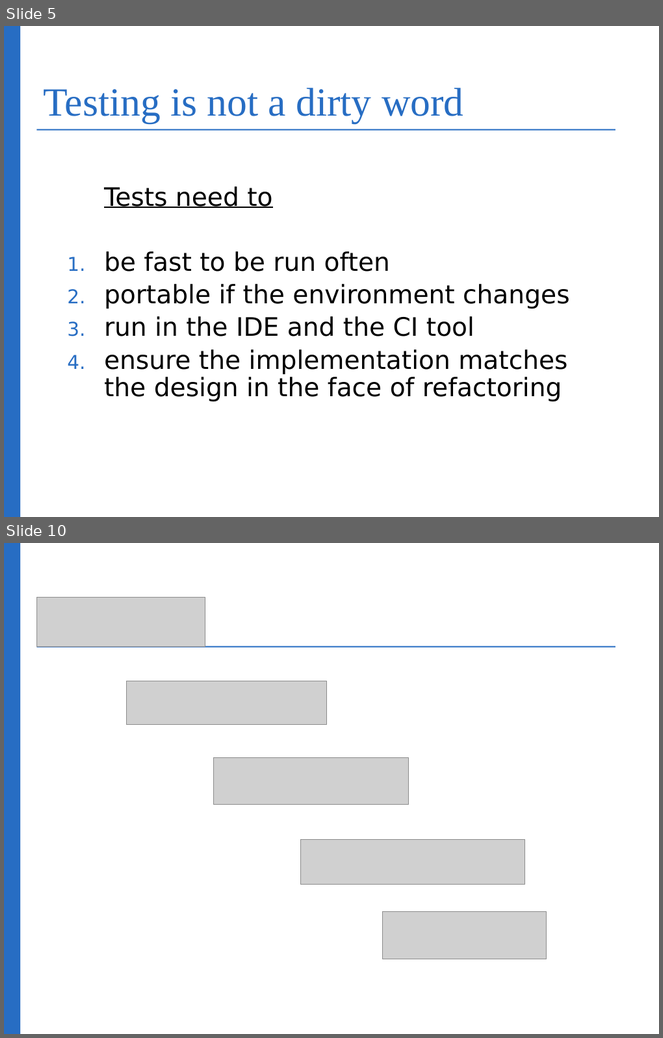
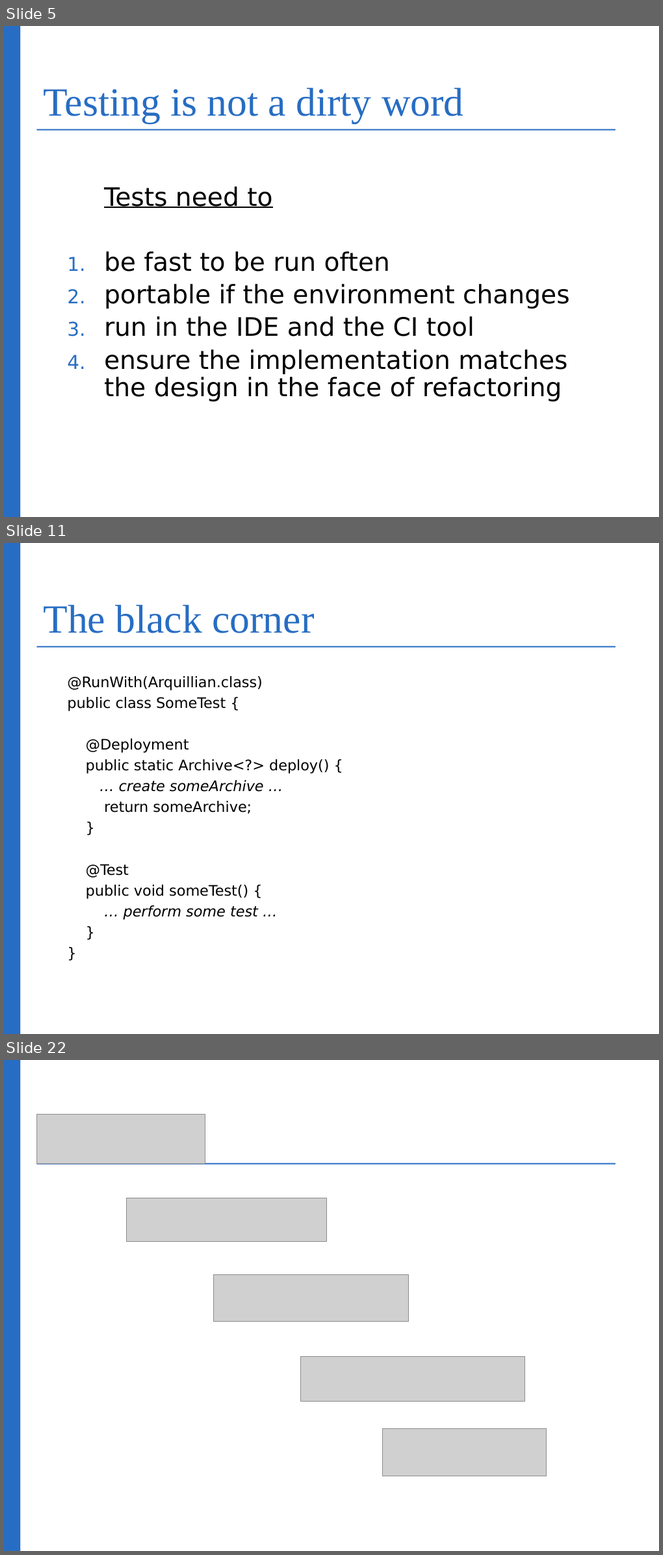
Before and after one commit to bognolo/workspace-arquillian-talk, a slide deck: IntroductionToArquillian.odp. Shown one above the other, each under a label of ours: slides 5 and 10 before the commit, slides 5, 11 and 22 after it; the slides between them are not shown. The pictures are 663x1038 and 663x1555 pixels, drawn with LibreOffice and Linux fonts; fonts in the diff are those of the drawing; grey boxes stand for pictures; background and template pictures are left out. Boxes give left, top, right and bottom in pixels: in the first picture for what was removed or moved away, otherwise in the second. Text is boxed around its words. In the diff, an @@ line names an element or a change of style, - is before the commit and + after.

```diff
--- a/IntroductionToArquillian.odp
+++ b/IntroductionToArquillian.odp
@@ slide 11 added at (4,543,659,1034), background #FFFFFF; not listed: 4 template elements that a slide beside it also shows @@
@@ title added at (43,605,314,633), 44 pt, text #276DC3 @@
+The black corner
@@ text added at (67,676,330,920), 16 pt, text #000000 @@
+@RunWith(Arquillian.class)
+public class SomeTest {
+@Deployment
+public static Archive<?> deploy() {
+… create someArchive …
+return someArchive;
+}
+@Test
+public void someTest() {
+… perform some test …
+}
+}
@@ what was slide 10 is now slide 22 @@
```
Also in this commit, not shown: 3 slides changed, 12 other slides added, 1 slide removed.
